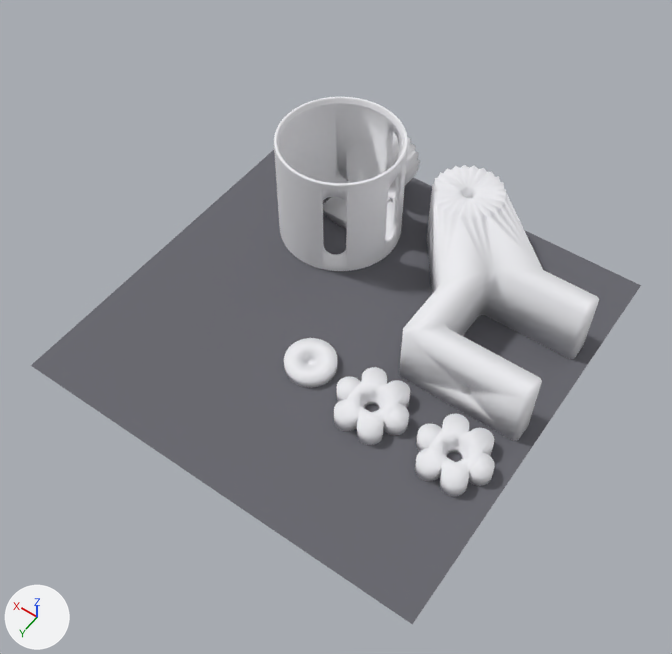
The Blender file stroker-desk-mount/blender/stroker_mount.blend, before and after one commit.
Rendered twice from a camera (50 mm lens) standing at (-63.0, 406.0, 429.0) and looking at (115.0, 157.0, 37.0). Lighting does not change. The marker at lower left points along +X, +Y and +Z. The older version comes first.

Names of what the first picture shows: 'bed', 'clamp', 'cradle', 'knob', 'knob.2', 'pad'.
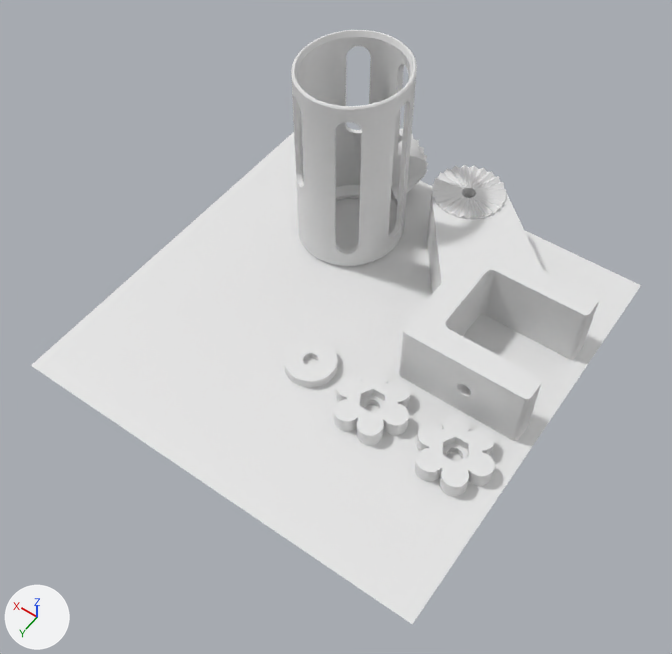
Changed parts and their boxes (x1, y1, x2, y2) in the pictures (672 x 654 px):
'bed', recoloured (grey to white)
    both: (31, 150, 641, 624)
'cradle', reshaped, moved (6% narrower, 35% taller)
    before: (274, 97, 420, 271)
    after: (291, 30, 428, 266)
part 1 of me_cradle, reshaped
    before: (274, 97, 420, 271)
    after: (291, 30, 428, 266)
part 3 of me_clamp, shading changed
    both: (399, 165, 599, 441)

The change, as a diff of the scene's bpy script:
```diff
--- a/stroker-desk-mount/blender/stroker_mount.blend.py
+++ b/stroker-desk-mount/blender/stroker_mount.blend.py
@@ mat_bed @@
-mat_bed = diffuse_material('bed')
-mat_bed.base_color = (0.15, 0.15, 0.17)  # grey #6c6c73
+mat_bed = principled_material('bed')
+mat_bed.base_color = (0.8, 0.8, 0.8)  # white #e7e7e7
@@ me_cradle @@
 # used by ob_cradle; location = (176.7, 55.9, 0.0)
-me_cradle.from_pydata(...)  # 13649 vertices, 27298 faces; spans x -38.7..38.7, y -47.9..47.9, z 0.0..72.0
+me_cradle.from_pydata(...)  # 2975 vertices, 5972 faces; spans x -32.7..32.7, y -44.5..44.5, z 0.0..122.0
+# me_cradle part 1: 2 vertices moved within x -3.0..3.0, y -41.5, z 19.0; 13647 vertices removed from x -38.7..38.7, y -47.9..47.9, z 0.0..72.0; 2973 vertices added at x -32.7..32.7, y -44.5..44.5, z 0.0..122.0
+# me_cradle part 2: the surface is now shaded flat
 me_cradle.materials.append(mat_petg)
@@ me_clamp @@
 me_clamp.from_pydata(...)  # 1310 vertices, 2624 faces; spans x -61.0..61.0, y -66.5..66.5, z 0.0..42.5
 # used by ob_clamp; location = (69.0, 74.5, 0.0)
+# me_clamp part 3: all faces are now shaded flat (2624 of 2624 changed)
 me_clamp.materials.append(mat_petg)
@@ ob_cradle @@
 ob_cradle = bpy.data.objects.new('cradle', me_cradle)
-ob_cradle.location = (176.7, 55.9, 0.0)
+ob_cradle.location = (170.7, 52.5, 0.0)
```
